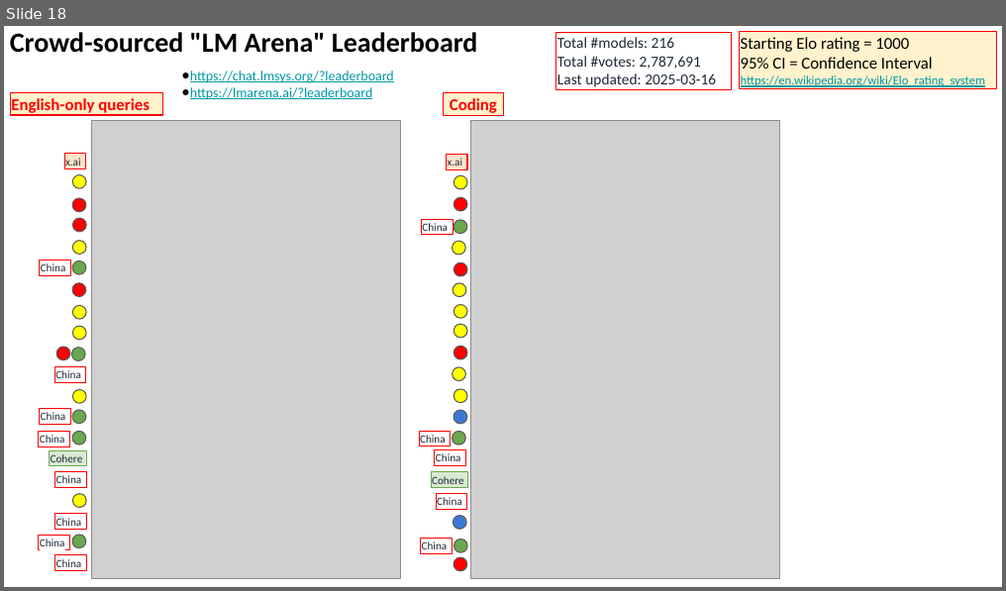
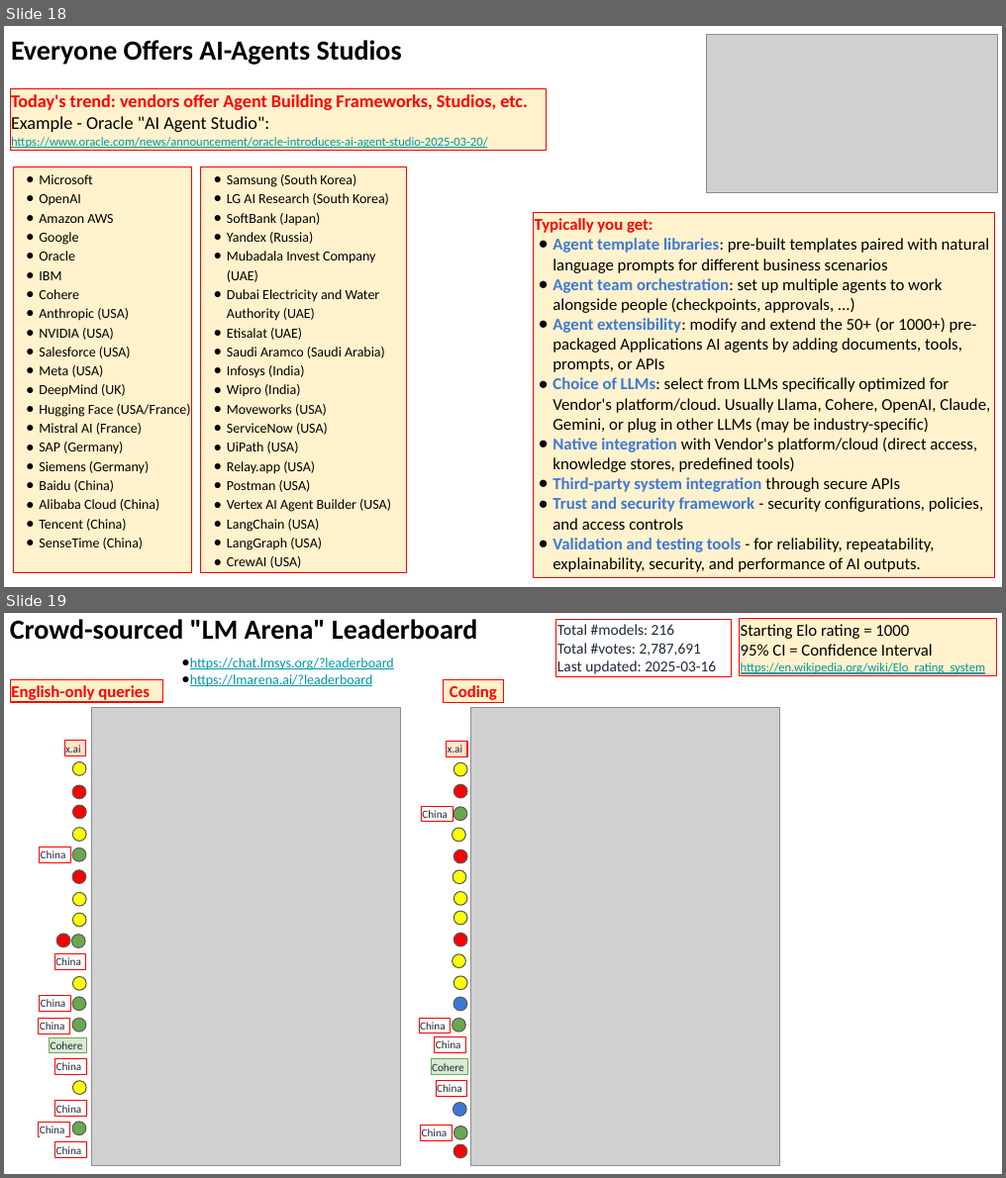
Before and after one commit to lselector/seminar, a slide deck: 2025/2025-03-21-AI-Updates.pptx. Shown one above the other, each under a label of ours: slide 18 before the commit, slides 18 and 19 after it. The pictures are 1006x591 and 1006x1178 pixels, drawn with LibreOffice and Linux fonts; fonts in the diff are those of the drawing; grey boxes stand for pictures. Boxes give left, top, right and bottom in pixels: in the first picture for what was removed or moved away, otherwise in the second. Text is boxed around its words. In the diff, an @@ line names an element or a change of style, - is before the commit and + after.

```diff
--- a/2025/2025-03-21-AI-Updates.pptx
+++ b/2025/2025-03-21-AI-Updates.pptx
@@ slide 18 added at box(4, 26, 1002, 587), background #FFFFFF @@
@@ text added at box(11, 40, 402, 65), 20 pt, text #000000, bold @@
+Everyone Offers AI-Agents Studios
@@ picture added at box(707, 34, 998, 192) @@
@@ rectangle added at box(10, 89, 546, 150), fill #FFF2CC, outline #FF0000 0.75 pt, 13 pt, text #0097A7 @@
+Today's trend: vendors offer Agent Building Frameworks, Studios, etc. Example - Oracle "AI Agent Studio":
+https://www.oracle.com/news/announcement/oracle-introduces-ai-agent-studio-2025-03-20/
@@ rectangle added at box(13, 168, 192, 572), fill #FFF2CC, outline #FF0000 0.75 pt, 10 pt, text #000000 @@
+● Microsoft
+● OpenAI
+● Amazon AWS
+● Google
+● Oracle
+● IBM
+● Cohere
+● Anthropic (USA)
+● NVIDIA (USA)
+● Salesforce (USA)
+● Meta (USA)
+● DeepMind (UK)
+● Hugging Face (USA/France)
+● Mistral AI (France)
+● SAP (Germany)
+● Siemens (Germany)
+● Baidu (China)
+● Alibaba Cloud (China)
+● Tencent (China)
+● SenseTime (China)
@@ rectangle added at box(201, 168, 406, 572), fill #FFF2CC, outline #FF0000 0.75 pt, 10 pt, text #000000 @@
+● Samsung (South Korea)
+● LG AI Research (South Korea)
+● SoftBank (Japan)
+● Yandex (Russia)
+● Mubadala Invest Company (UAE)
+● Dubai Electricity and Water Authority (UAE)
+● Etisalat (UAE)
+● Saudi Aramco (Saudi Arabia)
+● Infosys (India)
+● Wipro (India)
+● Moveworks (USA)
+● ServiceNow (USA)
+● UiPath (USA)
+● Relay.app (USA)
+● Postman (USA)
+● Vertex AI Agent Builder (USA)
+● LangChain (USA)
+● LangGraph (USA)
+● CrewAI (USA)
@@ rectangle added at box(533, 212, 994, 577), fill #FFF2CC, outline #FF0000 0.75 pt, 12 pt, text #000000 @@
+Typically you get:
+● Agent template libraries: pre-built templates paired with natural language prompts for different business scenarios
+● Agent team orchestration: set up multiple agents to work alongside people (checkpoints, approvals, ...)
+● Agent extensibility: modify and extend the 50+ (or 1000+) pre-packaged Applications AI agents by adding documents, tools, prompts, or APIs
+● Choice of LLMs: select from LLMs specifically optimized for Vendor's platform/cloud. Usually Llama, Cohere, OpenAI, Claude, Gemini, or plug in other LLMs (may be industry-specific)
+● Native integration with Vendor's platform/cloud (direct access, knowledge stores, predefined tools)
+● Third-party system integration through secure APIs
+● Trust and security framework - security configurations, policies, and access controls
+● Validation and testing tools - for reliability, repeatability, explainability, security, and performance of AI outputs.
@@ what was slide 18 is now slide 19 @@
```
Also in this commit, not shown: 1 slide changed.
